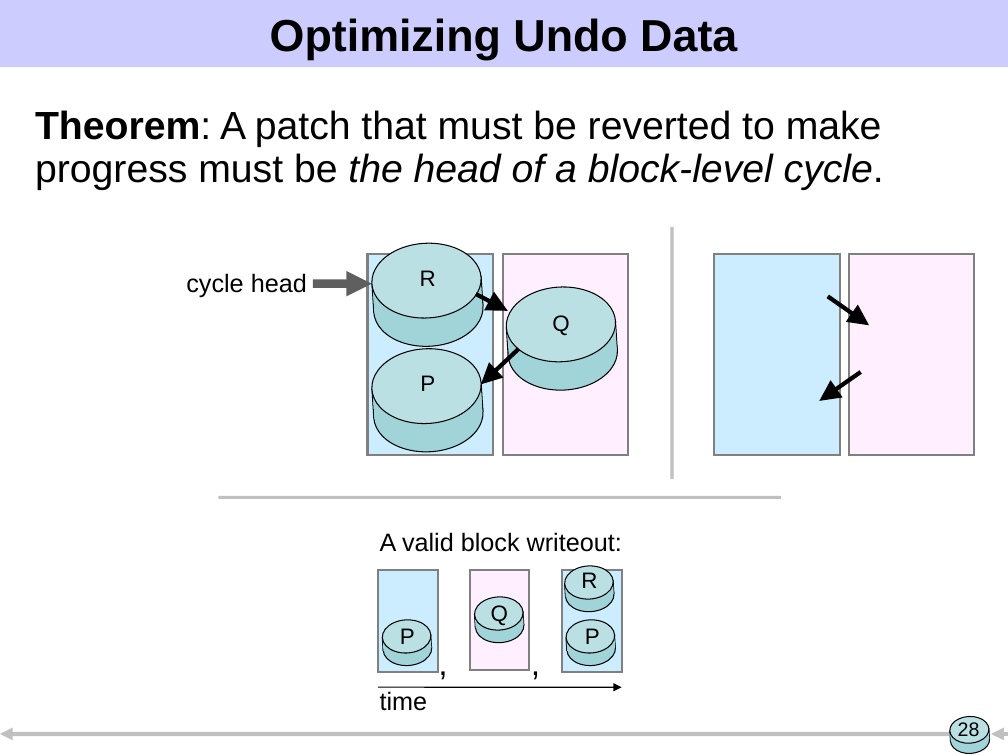
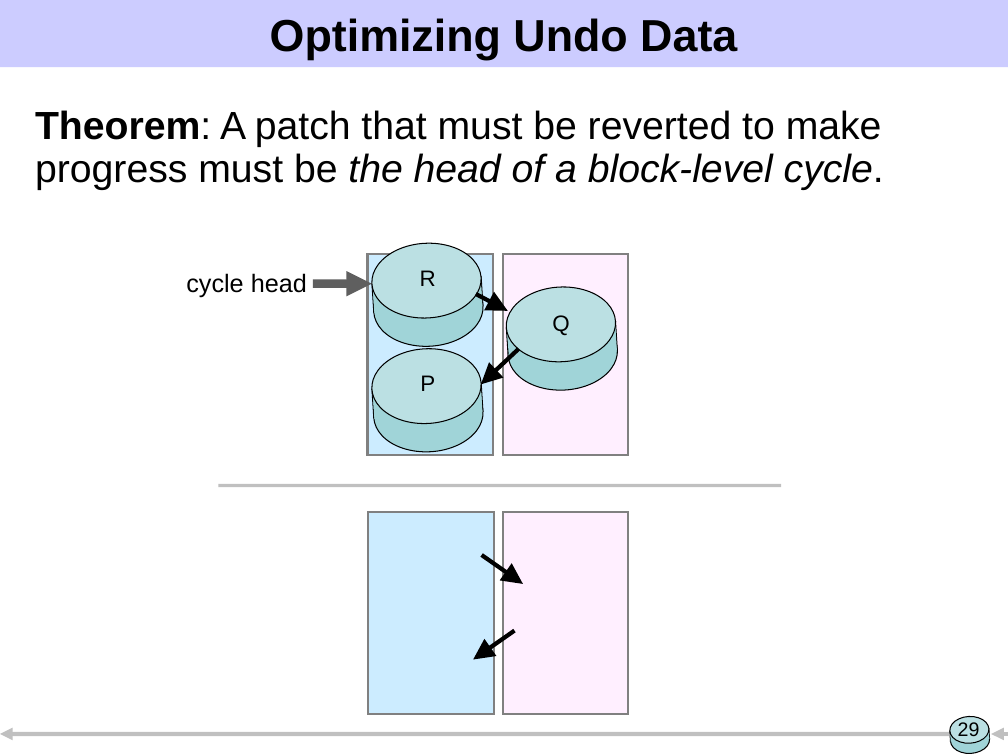
Before and after one commit to ucla-readable/fstitch-doc, a slide deck: slide 29 of sosp/pres.ppt (slide 28 before the commit). Drawn at 1008x756 pixels with LibreOffice and Linux fonts; fonts in the diff are those of the drawing. Boxes give left, top, right and bottom in pixels: in the first picture for what was removed or moved away, otherwise in the second. Text is boxed around its words. In the diff, an @@ line names an element or a change of style, - is before the commit and + after.

```diff
--- a/sosp/pres.ppt
+++ b/sosp/pres.ppt
@@ line removed from (672, 479) to (672, 227) @@
@@ rectangle removed at (714, 254, 840, 455) @@
@@ rectangle removed at (850, 254, 975, 456) @@
@@ line moved from (219, 497) - (781, 497) to (219, 486) - (781, 486) @@
@@ rectangle: place and size @@
-rectangle at (378, 570, 437, 671)
+rectangle at (367, 513, 493, 714)
@@ text removed at (380, 532, 622, 552) @@
-A valid block writeout:
@@ rectangle: place and size @@
-rectangle at (471, 570, 529, 670)
+rectangle at (503, 512, 628, 714)
@@ arrow moved from (861, 372) - (820, 401) to (482, 555) - (523, 584) @@
@@ group removed at (564, 564, 615, 613): 2 rectangles, 2 ellipses @@
@@ group removed at (474, 595, 525, 644): 2 rectangles, 2 ellipses @@
@@ rectangle removed at (561, 570, 621, 671) @@
@@ text removed at (581, 572, 597, 588) @@
-R
@@ group removed at (381, 619, 432, 667): 2 rectangles, 2 ellipses @@
@@ text removed at (400, 628, 415, 644) @@
-P
@@ text removed at (491, 605, 508, 625) @@
-Q
@@ group removed at (566, 619, 616, 667): 2 rectangles, 2 ellipses @@
@@ text removed at (585, 628, 600, 644) @@
-P
@@ text removed at (428, 637, 458, 687) @@
-,
@@ arrow moved from (828, 296) - (869, 326) to (514, 631) - (473, 659) @@
@@ text removed at (521, 637, 550, 687) @@
-,
@@ arrow removed from (378, 687) to (622, 687) @@
@@ text removed at (380, 691, 428, 711) @@
-time
@@ page number at (958, 722, 980, 741): text changed @@
-28
+29
```
Also in this commit, not shown: 15 other slides changed, 2 slides added, 1 slide removed.
